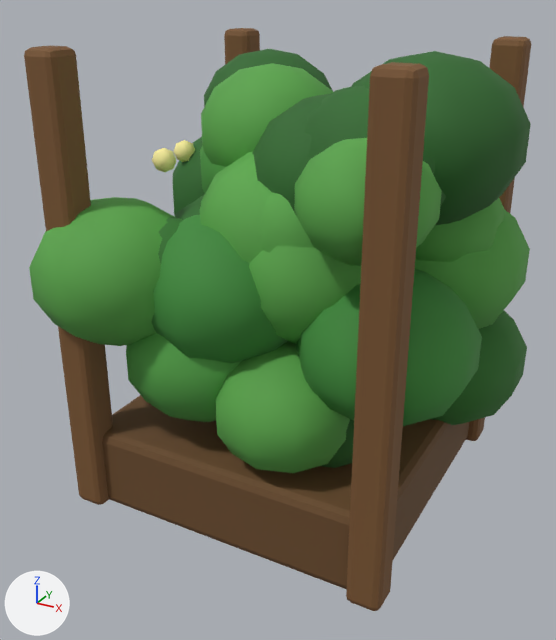
An edit to the glTF model docs/assets/gym/gym_wall_forest_lite.glb, drawn before and after from the same camera.
The view is the same before and after, from a 50 mm camera at (2.03, -3.92, 3.0) aimed at (-0.02, -0.2, 1.14). Arrows for +X, +Y and +Z are at lower left; the lights stay in place. The older version comes first. Vertices at exactly the same position are counted once.
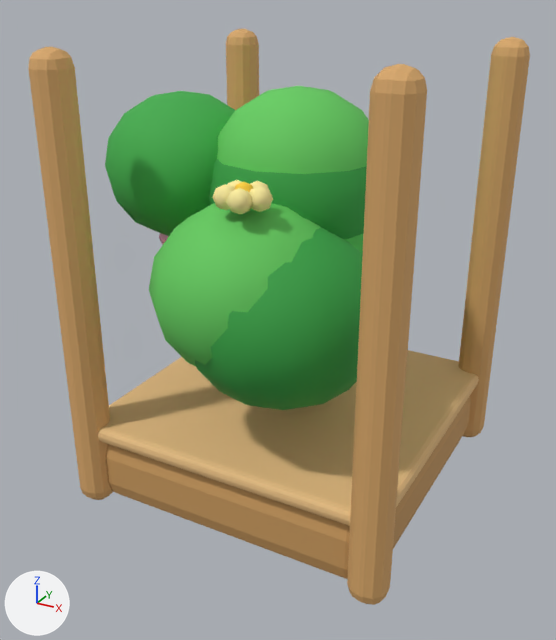
Pixel boxes [x1, y1, x2, y2] of what changed, in the pictures (556 x 640 px; the box of a moved part takes in the faces that stretch with it):
'Cube', reshaped: before [24, 28, 531, 611]; after [28, 29, 530, 605]
part 1 of me_cube, added (green): after [209, 159, 367, 239]
part 2 of me_cube, added (green): after [105, 91, 235, 236]
part 3 of me_cube, added (mostly hidden): after [344, 233, 364, 255]
part 4 of me_cube, added (green): after [217, 86, 369, 174]
part 5 of me_cube, added (green): after [149, 203, 321, 366]
part 6 of me_cube, added (green): after [195, 227, 363, 410]
part 7 of me_cube, moved or reshaped (not visible afterwards): before [152, 148, 176, 172]
part 8 of me_cube, moved or reshaped (not visible before): after [249, 186, 273, 212]
part 9 of me_cube, moved or reshaped (not visible before): after [251, 181, 269, 189]
part 10 of me_cube, moved or reshaped: before [173, 140, 195, 162]; after [227, 180, 242, 188]
part 11 of me_cube, moved or reshaped (not visible before): after [212, 184, 235, 210]
part 12 of me_cube, moved or reshaped (not visible before): after [226, 188, 252, 214]
part 13 of me_cube, added: after [235, 182, 253, 192]
part 14 of me_cube, rebuilt: before [346, 62, 429, 611]; after [347, 64, 427, 605]
part 15 of me_cube, rebuilt: before [24, 46, 113, 505]; after [28, 47, 113, 500]
part 16 of me_cube, rebuilt: before [466, 36, 531, 441]; after [459, 37, 530, 437]
part 17 of me_cube, rebuilt: before [224, 28, 260, 64]; after [226, 29, 259, 110]
part 18 of me_cube, deleted (green): before [29, 51, 531, 473]
part 19 of me_cube, moved or reshaped: before [102, 49, 527, 589]; after [98, 233, 479, 579]

The change, as a list of edits to the scene's bpy script:
```text
Change me_cube:
    used by ob_cube; location = (0.0, 0.0, 0.0)
    remove me_cube.from_pydata(...)  # 2588 vertices, 4980 faces; spans x -1.21..1.28, y -1.23..1.09, z 0.0..2.7
    add me_cube.from_pydata(...)  # 3032 vertices, 5760 faces; spans x -1.23..1.03, y -1.14..1.03, z 0.0..2.7
    me_cube part 1: a new loose piece, a UV sphere (12 segments, 8 rings, poles along z) spanning x -0.54..0.54, y -0.54..0.54, z 1.39..2.37, in mat_m
    me_cube part 2: a new loose piece, a UV sphere (12 segments, 8 rings, poles along z) spanning x -1.23..-0.25, y -0.56..0.41, z 1.53..2.41, in mat_m
    me_cube part 3: a new loose piece, a UV sphere (12 segments, 8 rings, poles along z) spanning x -0.57..0.57, y -0.57..0.57, z 0.98..2.02, in mat_m
    me_cube part 4: a new loose piece, a UV sphere (12 segments, 8 rings, poles along z) spanning x -0.5..0.5, y -0.5..0.5, z 1.57..2.47, in mat_m
    me_cube part 5: a new loose piece, a UV sphere (12 segments, 8 rings, poles along z) spanning x -0.52..0.56, y -1.14..-0.06, z 0.99..1.96, in mat_m
    me_cube part 6: a new loose piece, a UV sphere (12 segments, 8 rings, poles along z) spanning x -0.35..0.77, y -1.12..0.0, z 0.85..1.86, in mat_m
    me_cube part 7: the loose piece of 20 vertices spanning x -0.7..-0.58, y -0.48..-0.34, z 2.0..2.14 is moved by (0.3, 0.0, -0.8)
    me_cube part 8: the loose piece of 20 vertices spanning x 0.5..0.62, y -0.63..-0.49, z 1.95..2.09 is moved by (-0.37, -0.2, 0.02)
    me_cube part 9: the loose piece of 20 vertices spanning x -0.07..0.05, y 0.63..0.77, z 1.97..2.11 is moved by (0.13, -1.38, -0.01)
    me_cube part 10: the loose piece of 20 vertices spanning x -0.85..-0.73, y -0.07..0.07, z 1.96..2.1 is moved by (0.81, -0.71, 0.0)
    me_cube part 11: the loose piece of 20 vertices spanning x 0.39..0.51, y 0.76..0.9, z 2.1..2.24 is moved by (-0.42, -1.64, -0.13)
    me_cube part 12: the loose piece of 20 vertices spanning x 0.18..0.31, y 0.78..0.92, z 1.39..1.53 is moved by (-0.12, -1.7, 0.57)
    me_cube part 13: a new loose piece, a UV sphere (6 segments, 4 rings, poles along z) spanning x 0.049..0.144, y -0.815..-0.705, z 1.997..2.107, in mat_m
    me_cube part 14: the loose piece of 56 vertices spanning x 0.82..1.02, y -1.02..-0.82, z 0.0..2.7 is rebuilt with 96 vertices and now spans x 0.81..1.03, y -1.03..-0.81, z 0.0..2.7
    me_cube part 15: the loose piece of 56 vertices spanning x -1.02..-0.82, y -1.02..-0.82, z 0.0..2.7 is rebuilt with 96 vertices and now spans x -1.03..-0.81, y -1.03..-0.81, z 0.0..2.7
    me_cube part 16: the loose piece of 56 vertices spanning x 0.82..1.02, y 0.82..1.02, z 0.0..2.7 is rebuilt with 96 vertices and now spans x 0.81..1.03, y 0.81..1.03, z 0.0..2.7
    me_cube part 17: the loose piece of 56 vertices spanning x -1.02..-0.82, y 0.82..1.02, z 0.0..2.7 is rebuilt with 96 vertices and now spans x -1.03..-0.81, y 0.81..1.03, z 0.0..2.7
    me_cube part 18: 22 loose pieces with 1364 vertices, spanning x -1.2..1.25, y -1.23..0.98, z 0.19..2.68, are deleted
    me_cube part 19: 796 vertices removed from x -1.21..1.28, y -1.02..1.09, z 0.0..2.63; 988 vertices added at x -0.98..0.98, y -0.98..0.98, z 0.0..2.22
    other edits to the shape of me_cube do not show in these pictures
```
